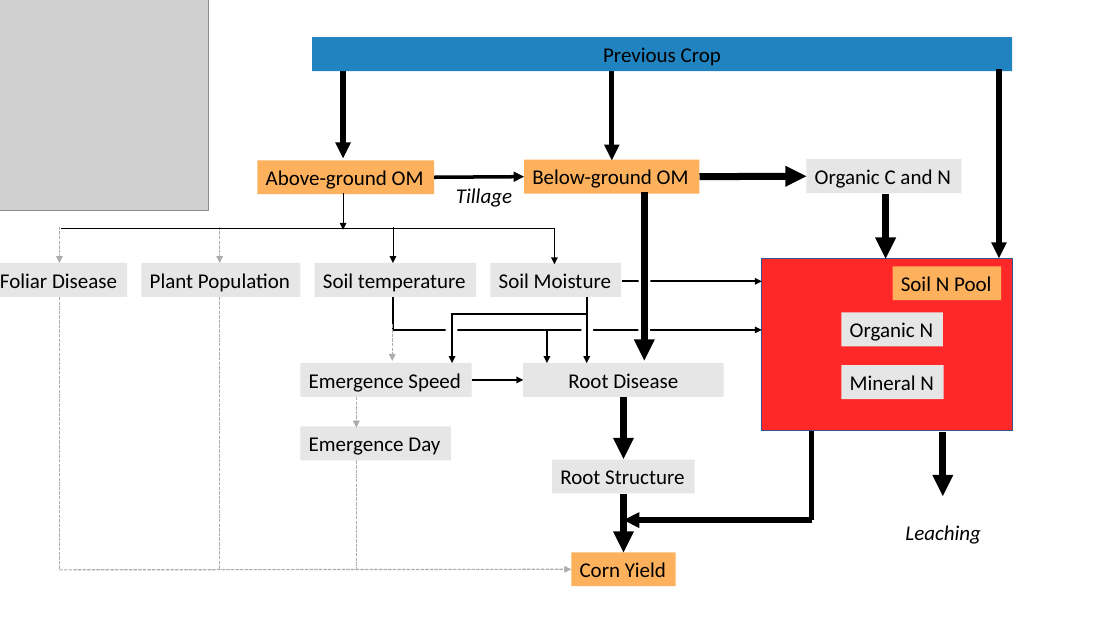
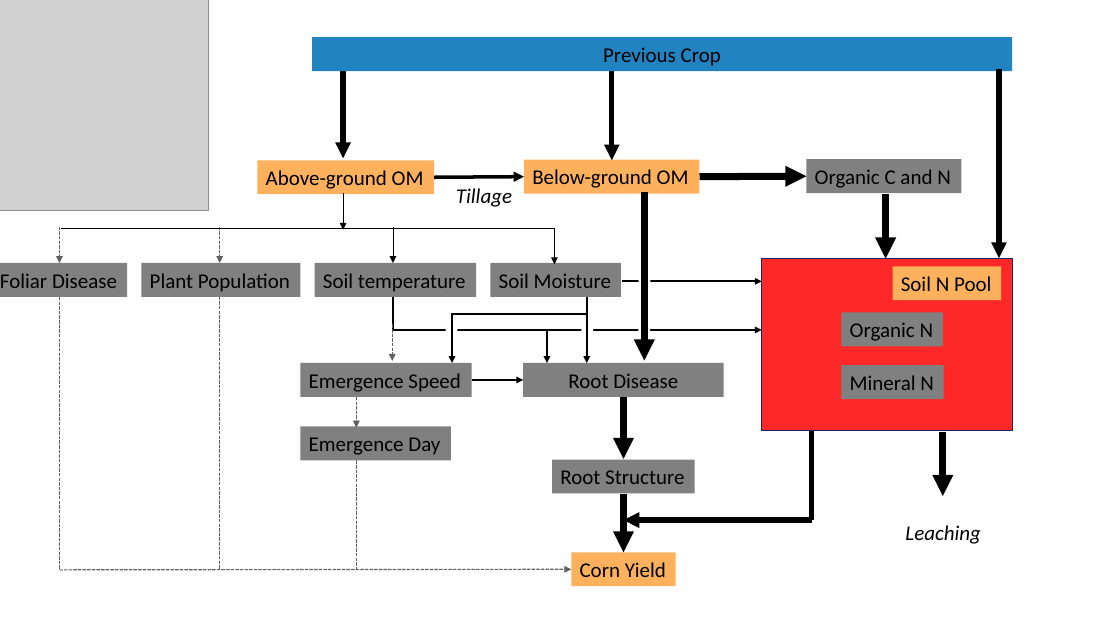
Before and after one commit to vanichols/ghproj_ccgap, a slide deck: slide 2 of manuscript/rafa-style-schematic-v1.pptx. Drawn at 1120x630 pixels with LibreOffice and Linux fonts; fonts in the diff are those of the drawing; grey boxes stand for pictures. Boxes give left, top, right and bottom in pixels: in the first picture for what was removed or moved away, otherwise in the second. Text is boxed around its words. In the diff, an @@ line names an element or a change of style, - is before the commit and + after.

```diff
--- a/manuscript/rafa-style-schematic-v1.pptx
+++ b/manuscript/rafa-style-schematic-v1.pptx
@@ arrow (60, 227) - (60, 263): stroke #AFABAB 1 pt dashed to #606060 1 pt dashed @@
@@ arrow (220, 227) - (220, 263): stroke #AFABAB 1 pt dashed to #606060 1 pt dashed @@
@@ rectangle at [762, 258, 1012, 431]: outline #325491 1 pt to #212166 1 pt @@
@@ line (60, 297) - (60, 571): stroke #AFABAB 1 pt dashed to #606060 1 pt dashed @@
@@ line (220, 297) - (220, 570): stroke #AFABAB 1 pt dashed to #606060 1 pt dashed @@
@@ arrow (392, 324) - (392, 360): stroke #AFABAB 1 pt dashed to #606060 1 pt dashed @@
@@ arrow (356, 397) - (356, 428): stroke #AFABAB 1 pt dashed to #606060 1 pt dashed @@
@@ fill #E7E6E6 to #808080 in 11 elements at [315, 263, 476, 297], [807, 160, 962, 193], [842, 313, 944, 346], [842, 365, 944, 399], [301, 363, 472, 397], [491, 263, 621, 297], [141, 263, 300, 297], [0, 263, 127, 297], [523, 363, 724, 397], [552, 460, 695, 493], [301, 427, 451, 460] @@
@@ line (357, 460) - (357, 570): stroke #AFABAB 1 pt dashed to #606060 1 pt dashed @@
@@ arrow (60, 570) - (571, 570): stroke #AFABAB 1 pt dashed to #606060 1 pt dashed @@
```
Also in this commit, not shown: 1 other slide changed, 1 slide added, 18 other files.
